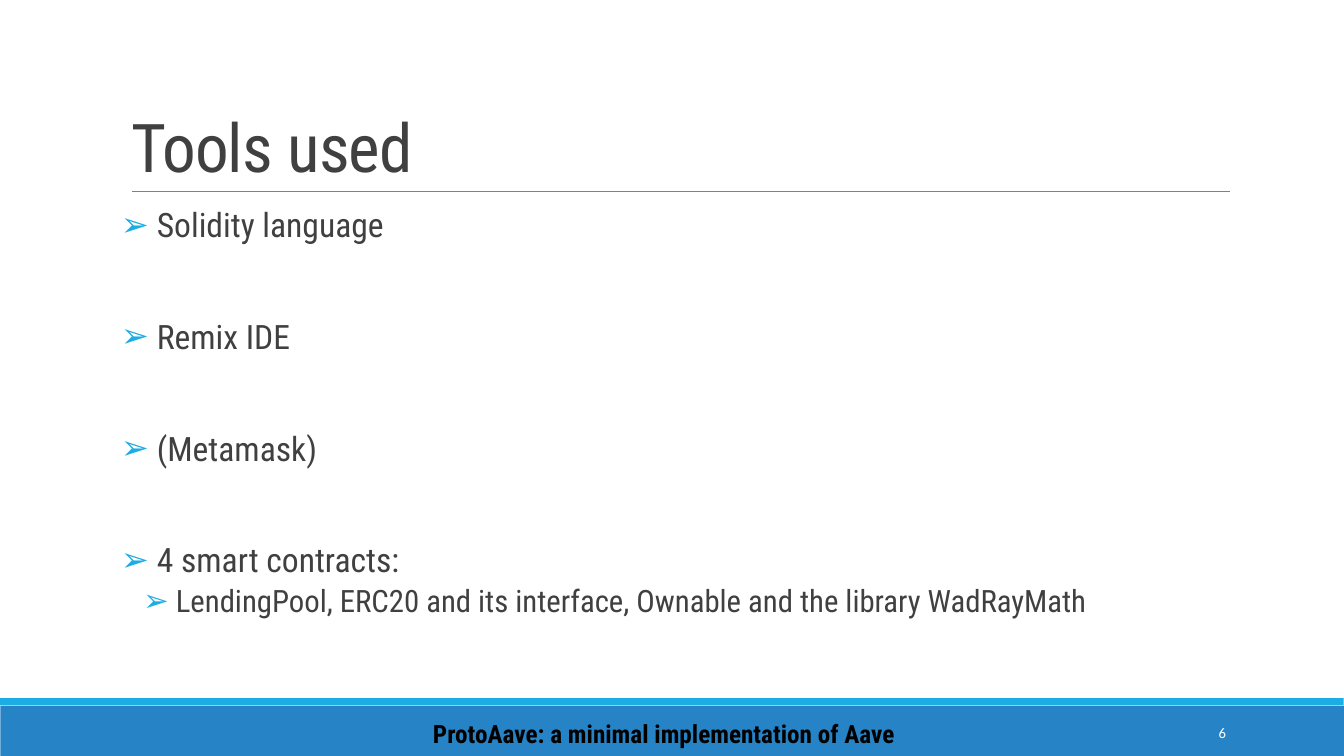
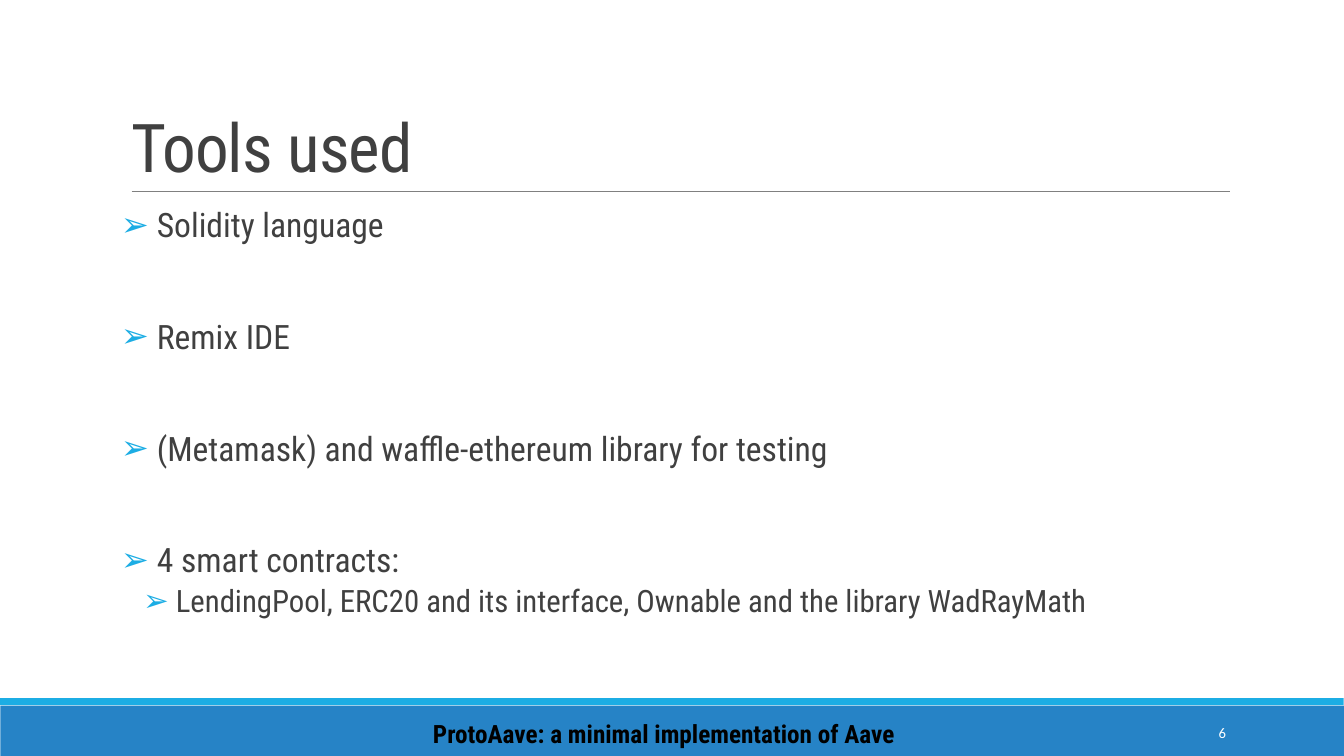
Before and after one commit to enricopiseddu/lendingPool, a slide deck: slide 6 of presentation.pptx. Drawn at 1344x756 pixels with LibreOffice and Linux fonts; fonts in the diff are those of the drawing. Boxes give left, top, right and bottom in pixels: in the first picture for what was removed or moved away, otherwise in the second. Text is boxed around its words. In the diff, an @@ line names an element or a change of style, - is before the commit and + after.

```diff
--- a/presentation.pptx
+++ b/presentation.pptx
@@ text at box(157, 434, 827, 469): text changed @@
-➢ (Metamask)
+➢ (Metamask) and waffle-ethereum library for testing
```
Also in this commit, not shown: 2 other slides changed.
